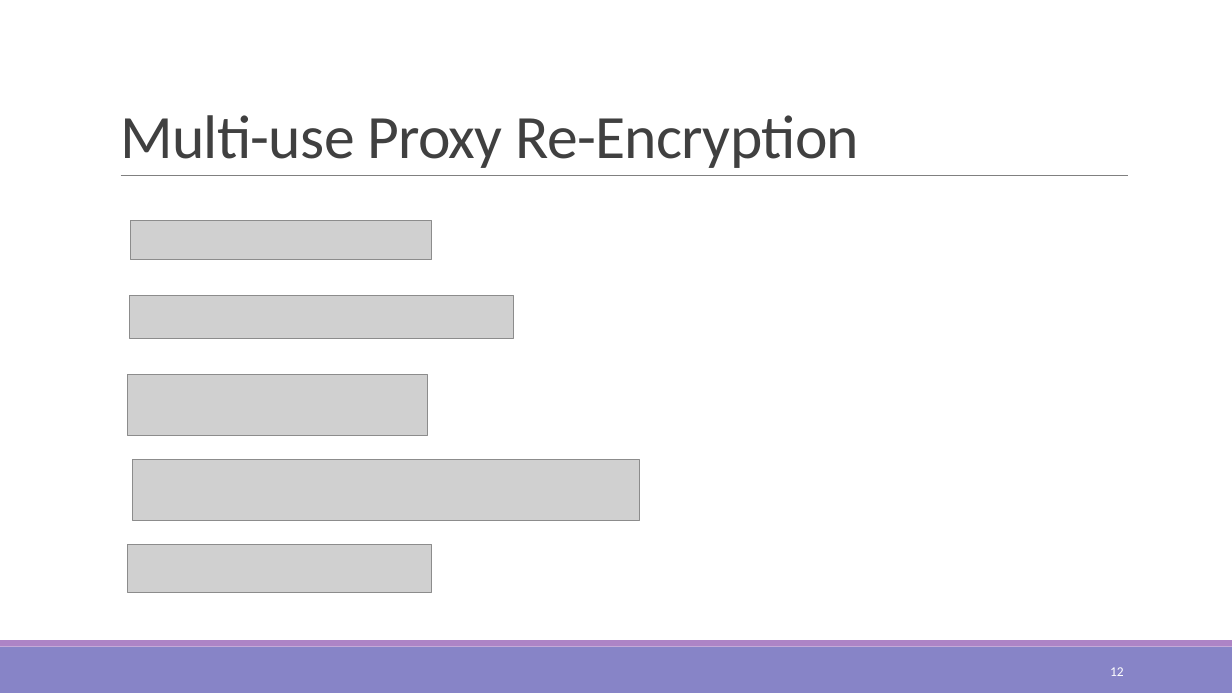
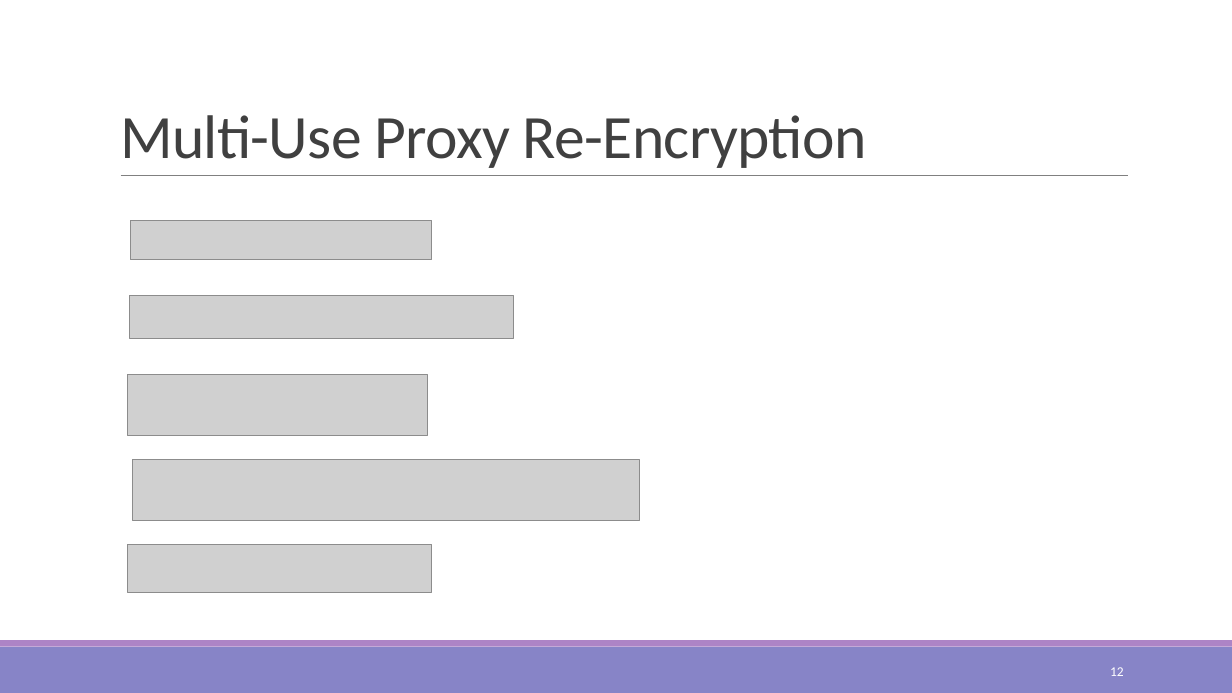
Before and after one commit to kuromasama/Paper, a slide deck: slide 12 of 澤洋 口試_final.pptx. Drawn at 1232x693 pixels with LibreOffice and Linux fonts; fonts in the diff are those of the drawing; grey boxes stand for pictures. Boxes give left, top, right and bottom in pixels: in the first picture for what was removed or moved away, otherwise in the second. Text is boxed around its words. In the diff, an @@ line names an element or a change of style, - is before the commit and + after.

```diff
--- a/澤洋 口試_final.pptx
+++ b/澤洋 口試_final.pptx
@@ title at [120, 115, 867, 168]: text changed @@
-Multi-use Proxy Re-Encryption
+Multi-Use Proxy Re-Encryption
```
Also in this commit, not shown: 3 other slides changed, 18 other files.
